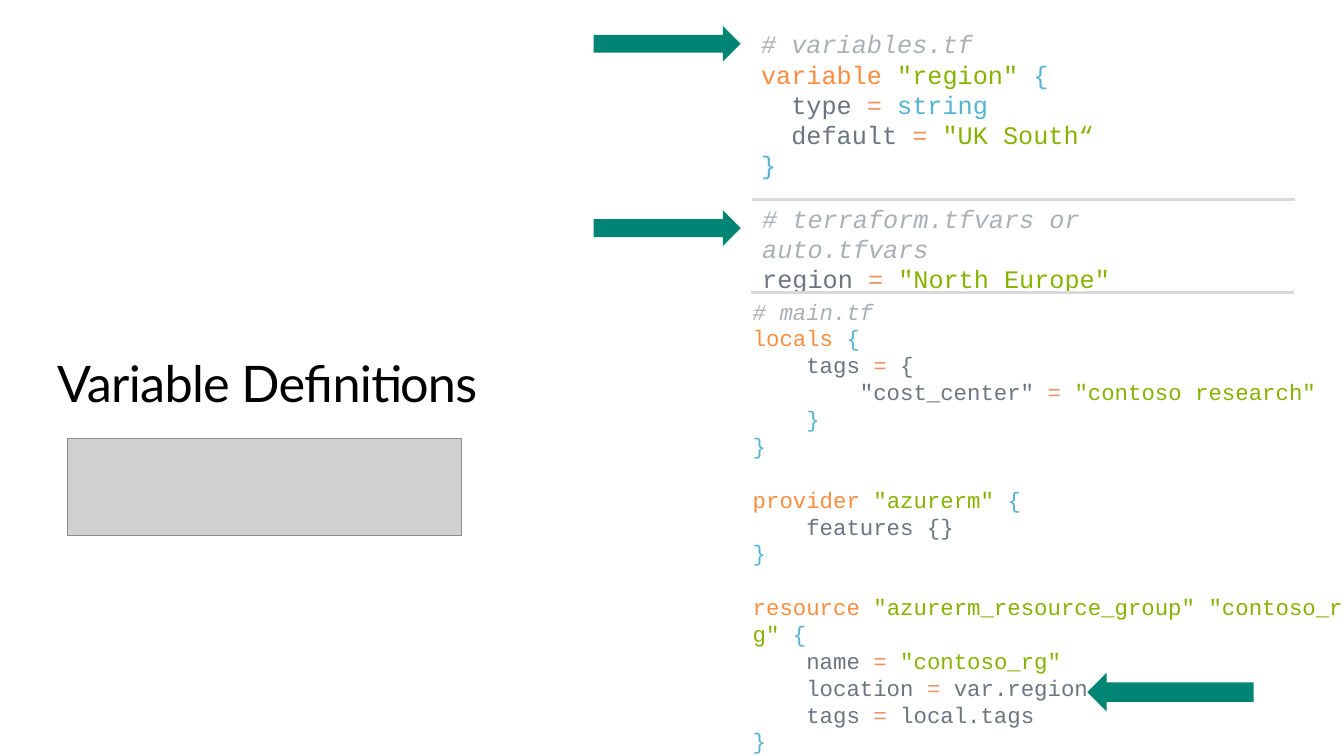
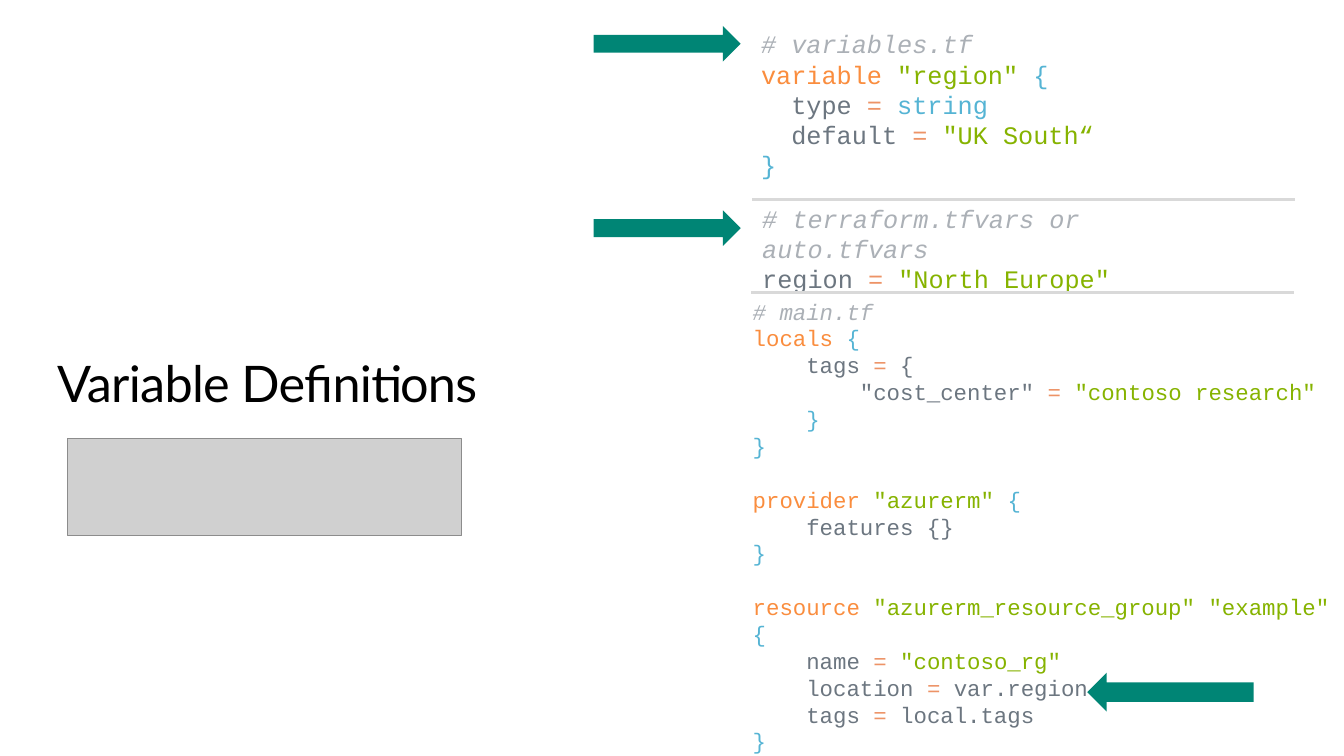
Before and after one commit to TIS-Cloud-Team/TF_Community_workshop, a slide deck: slide 25 of PPTs/02_core_workflow_and_configuration.pptx. Drawn at 1344x756 pixels with LibreOffice and Linux fonts; fonts in the diff are those of the drawing; grey boxes stand for pictures; background and template pictures are left out. Boxes give left, top, right and bottom in pixels: in the first picture for what was removed or moved away, otherwise in the second. Text is boxed around its words. In the diff, an @@ line names an element or a change of style, - is before the commit and + after.

```diff
--- a/PPTs/02_core_workflow_and_configuration.pptx
+++ b/PPTs/02_core_workflow_and_configuration.pptx
@@ text at [753,599,1330,620]: text changed @@
-resource "azurerm_resource_group" "contoso_rg" {
+resource "azurerm_resource_group" "example" {
```
Also in this commit, not shown: 7 other slides changed, 30 other files.
